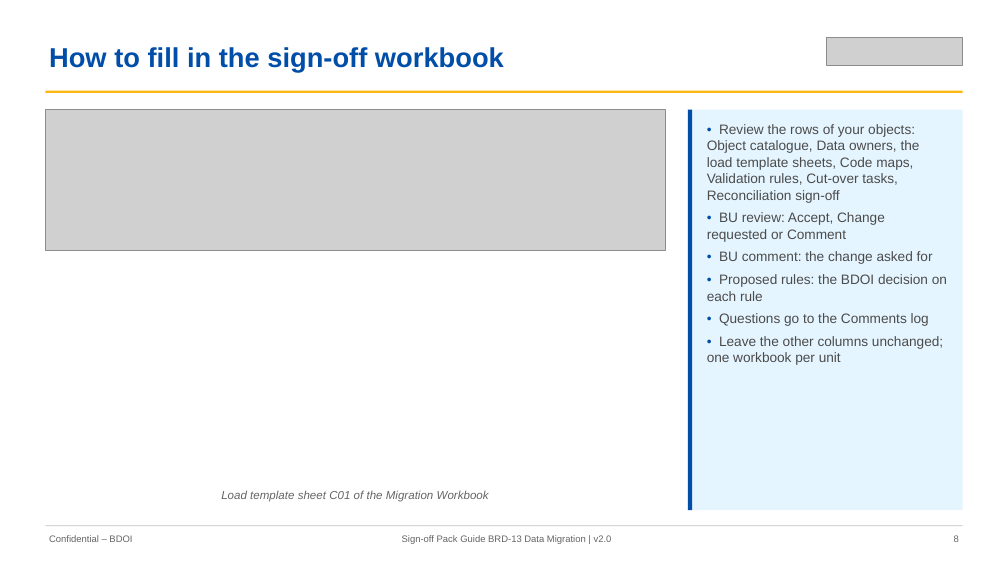
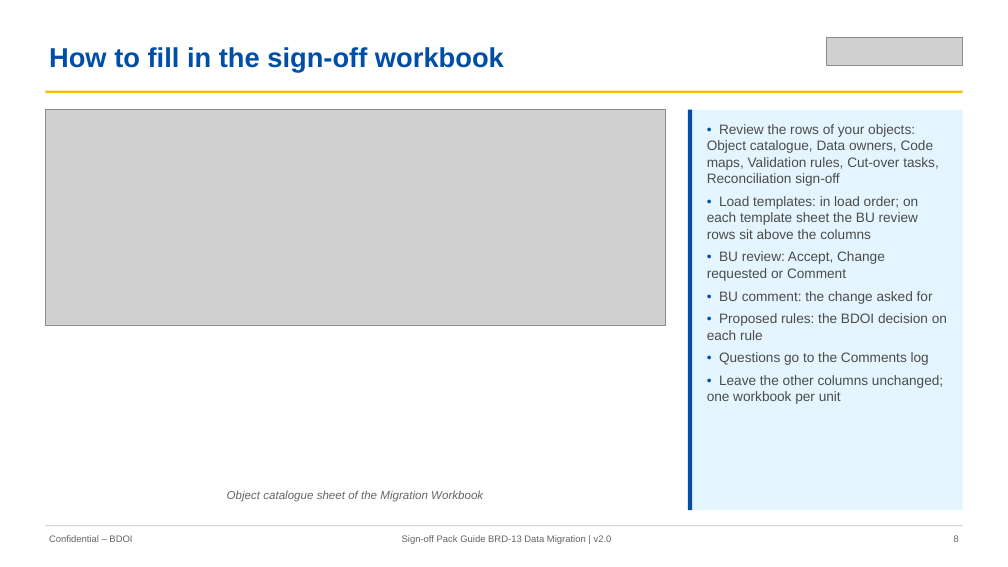
Before and after one commit to IortaTexhNXT-DEV/FinVerse, a slide deck: slide 8 of docs/deliverables/out/Drop-0_Setup_and_Data_Migration/BRD-13_Data_Migration/01_BIBS_GuideDeck_BRD-13_Data_Migration_v2.0.pptx. Drawn at 1008x567 pixels with LibreOffice and Linux fonts; fonts in the diff are those of the drawing; grey boxes stand for pictures. Boxes give left, top, right and bottom in pixels: in the first picture for what was removed or moved away, otherwise in the second. Text is boxed around its words. In the diff, an @@ line names an element or a change of style, - is before the commit and + after.

```diff
--- a/docs/deliverables/out/Drop-0_Setup_and_Data_Migration/BRD-13_Data_Migration/01_BIBS_GuideDeck_BRD-13_Data_Migration_v2.0.pptx
+++ b/docs/deliverables/out/Drop-0_Setup_and_Data_Migration/BRD-13_Data_Migration/01_BIBS_GuideDeck_BRD-13_Data_Migration_v2.0.pptx
@@ picture: place and size @@
-picture at bbox=[45, 110, 665, 251]
+picture at bbox=[45, 110, 665, 325]
@@ text at bbox=[707, 124, 939, 239]: text changed @@
-• Review the rows of your objects: Object catalogue, Data owners, the load template sheets, Code maps, Validation rules, Cut-over tasks, Reconciliation sign-off
+• Review the rows of your objects: Object catalogue, Data owners, Code maps, Validation rules, Cut-over tasks, Reconciliation sign-off
+• Load templates: in load order; on each template sheet the BU review rows sit above the columns
@@ text at bbox=[227, 490, 483, 502]: text changed @@
-Load template sheet C01 of the Migration Workbook
+Object catalogue sheet of the Migration Workbook
```
Also in this commit, not shown: 19 other files.
